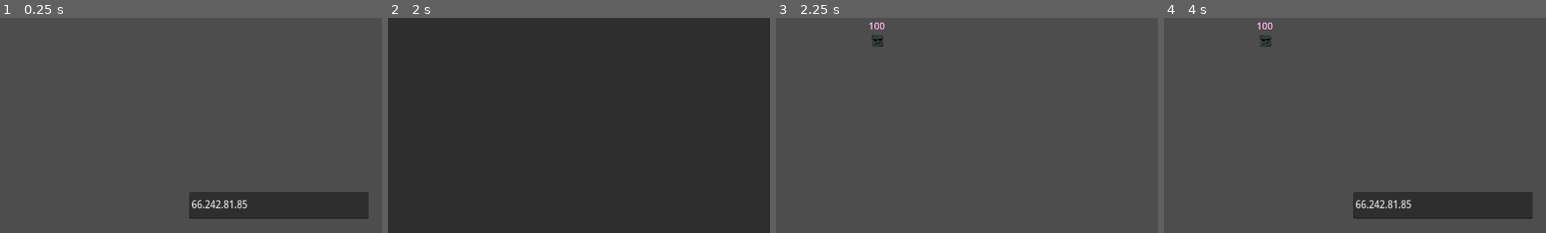
Above: before the commit, frames 1-4 (left to right).
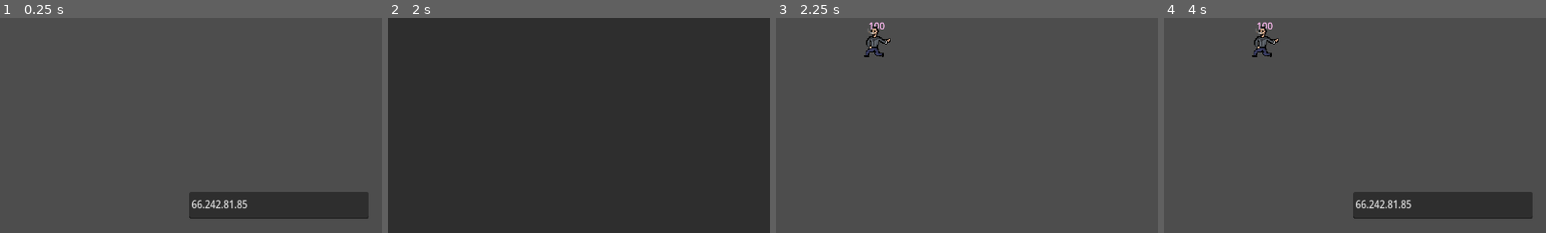
Above: after the commit, the same moments.

Repository: furiousknight25/partygame
Game: Godot game, scene res://Levels/Director.tscn
Two runs of this game, one before a commit and one after it. Both use one fixed random seed, a clock stepped at 60 frames per second and the inputs below. The engine's default icon, where the game draws it, is replaced by a stand-in: a white triangle on a blue panel in a dark square.
Inputs (mouse positions are % of the whole screen's width and height, from its top left):
- Up to frame 1 (0.25 s): no input
- Up to frame 2 (2 s): click "PortForward(if you can)" at 0.5 s; click "Host" at 1.25 s
- Up to frame 3 (2.25 s): click "START GAME" at 2 s
- Up to frame 4 (4 s): tap Enter at 2.75 s; move the mouse to (72, 45) at 2.77 s; press the mouse at (72, 45) at 2.78 s; hold D (right) from 2.78 s (still down); tap W (up) at 3.02, 3.77 s; tap Shift (shift) at 3.05, 3.6 s; tap R (restart) at 3.5 s; move the mouse to (30, 55) at 3.52 s; release the mouse at (30, 55) at 3.53 s; click (30, 55) at 3.67 s; tap Home (ui_home) at 3.8 s
The pictures show only the part of the screen within x 0-50%, y 5-55%; the shares and areas given below are measured in that part.

Frames 1-2 are identical in both runs. In frame 3, 0.4% of the frame differs, in the area x 23-30%, y 3-19%; in frame 4, 0.4%.
Error in both runs: Assertion failed: UPNP Discover Failed! Error 24 (res://MultiplayerJargon/MultplayerTest.gd:104)

Commit message:
jesse work time

Diff:
--- a/MultiplayerJargon/MultplayerTest.gd
+++ b/MultiplayerJargon/MultplayerTest.gd
@@ -15,7 +15,7 @@
 func  _process(delta):
 	if not multiplayer.is_server(): return
 	if Input.is_action_just_pressed('ui_home'):
-		change_level(load("res://Levels/level_test.tscn"))
+		change_level.call_deferred(load("res://Levels/level_test.tscn"))
 	#check for stocks, if only one person has stocks then switch stage
 	#check if game started
 	var total_stocks = 0
--- a/Players/Jesse/playerjesse.gd
+++ b/Players/Jesse/playerjesse.gd
@@ -66,29 +66,28 @@
 		elif current_state == "hold":
 			set_throw_process()
 	if get_global_mouse_position() > self.global_position:
-		$Sprite2D.flip_h = get_local_mouse_position().x > 0
+		#$Sprite2D.flip_h = get_local_mouse_position().x < 0
+		$Sprite2D.scale.x = 1.5
 		flipped = false
 	else:
-		$Sprite2D.flip_h = get_local_mouse_position().x > 180
+		#$Sprite2D.flip_h = get_local_mouse_position().x < 180
+		$Sprite2D.scale.x = -1.5
 		flipped = true
 	if get_last_slide_collision():
 		velocity += get_last_slide_collision().get_normal() * (bounce * get_real_velocity().length())
 		velocity = lerp(velocity, Vector2.ZERO, delta * 3)
-		#Thrower_sprite.scale.x = velocity.length() * .003 + 1
-		#Thrower_sprite.scale.y = velocity.length() * -.003 + 1
-		#if get_last_slide_collision().get_collider().collision_layer == 8 and velocity.length() >= 500 and kick_timer.time_left == 0:
-			#get_last_slide_collision().get_collider().hurt(velocity * .5,1)
-			#
-			#kick_timer.stop()
-			#kick_timer.start()
+		if get_last_slide_collision().get_collider().collision_layer == 1 and velocity.length() >= 500 and kick_timer.time_left == 0:
+			get_last_slide_collision().get_collider().hurt.rpc(velocity * .5,1)
+			kick_timer.stop()
+			kick_timer.start()
 	if !get_floor_normal():
 		var forward_rotation = atan2(get_real_velocity().y, get_real_velocity().x) - PI/2
 	if get_real_velocity().length() >= stand_threshold:
 		Thrower.rotation = lerp_angle(Thrower.rotation, atan2(get_real_velocity().y, get_real_velocity().x) - PI/2, 25*delta)
 	else:
 		Thrower.rotation = lerp_angle(Thrower.rotation, 0, 12*delta)
-	Thrower_sprite.scale.x = lerp(Thrower_sprite.scale.x, 1.0, delta * 8)
-	Thrower_sprite.scale.y = lerp(Thrower_sprite.scale.y, 1.0, delta * 2)
+	#Thrower_sprite.scale.x = lerp(Thrower_sprite.scale.x, 1.5, delta * 8)
+	Thrower_sprite.scale.y = lerp(Thrower_sprite.scale.y, 1.5, delta * 2)
 	Thrower.rotation = lerp_angle(Thrower.rotation, 0.0, 8 * delta)
 	#print(kick_timer.time_left)
 	mouse_process_stuff(delta)
@@ -106,9 +105,9 @@
 
 func hold_process():
 	if flipped == false:
-		rock.global_position = global_position + Vector2(20,0)
+		rock.global_position = $Sprite2D/RockInitial.global_position
 	elif flipped == true:
-		rock.global_position = global_position + Vector2(-20,0)
+		rock.global_position = $Sprite2D/RockInitial.global_position
 
 func set_throw_process():
 	rock.throw(strength)
@@ -130,13 +129,13 @@
 			var enemy_old_velocity_LMB = i.velocity
 			var player_old_position_LMB = global_position
 			var player_old_velocity_LMB = velocity
-			global_position = enemy_old_position_LMB + Vector2(0,0)
+			global_position = enemy_old_position_LMB + Vector2(20,0)
 			velocity = enemy_old_velocity_LMB
 			i.set_stuff.rpc(i.global_position, player_old_velocity_LMB)
 			if flipped == false:
-				i.set_stuff.rpc(player_old_position_LMB + Vector2(-i.scale.x/2 - 5, -i.scale.y/2 - 5), i.velocity)
+				i.set_stuff.rpc(player_old_position_LMB + Vector2(-i.scale.x/2 - 5, -i.scale.y/2 - 32), i.velocity)
 			else:
-				i.set_stuff.rpc(player_old_position_LMB + Vector2(i.scale.x/2 - 5, -i.scale.y/2 - 5), i.velocity)
+				i.set_stuff.rpc(player_old_position_LMB + Vector2(i.scale.x/2 - 5, -i.scale.y/2 - 32), i.velocity)
 			await get_tree().create_timer(.01).timeout
 			$CollisionShape2D.disabled = false
 			TeleportCooldown.start()
--- a/Players/Jesse/playerjesse.tscn
+++ b/Players/Jesse/playerjesse.tscn
@@ -2,11 +2,13 @@
 
 [ext_resource type="Script" path="res://Players/Jesse/playerjesse.gd" id="1_w2pg1"]
 [ext_resource type="PackedScene" uid="uid://bmjkc1l0qdpx" path="res://Players/Jesse/rock.tscn" id="2_2fa4w"]
-[ext_resource type="Texture2D" uid="uid://dn3hd76xaf2wx" path="res://Randomjunk/Sprite-0001.png" id="2_q5lbh"]
+[ext_resource type="Texture2D" uid="uid://dqce47oo1o0t1" path="res://Players/Jesse/pixil-frame-0.png" id="2_4awxi"]
 
 [sub_resource type="RectangleShape2D" id="RectangleShape2D_v5m48"]
+size = Vector2(45, 52)
 
 [sub_resource type="RectangleShape2D" id="RectangleShape2D_q4vtx"]
+size = Vector2(45, 52)
 
 [sub_resource type="SceneReplicationConfig" id="SceneReplicationConfig_5ve0h"]
 properties/0/path = NodePath(".:position")
@@ -35,11 +37,8 @@
 [node name="KickTimer" type="Timer" parent="."]
 one_shot = true
 
-[node name="Sprite2D" type="Sprite2D" parent="."]
-scale = Vector2(0.64, 0.64)
-texture = ExtResource("2_q5lbh")
-
 [node name="rock" parent="." instance=ExtResource("2_2fa4w")]
+position = Vector2(17, -4)
 collision_mask = 11
 mass = 5.0
 gravity_scale = 0.45
@@ -78,9 +77,11 @@
 
 [node name="MouseArea" type="Area2D" parent="."]
 top_level = true
+position = Vector2(7, -6)
 collision_mask = 9
 
 [node name="CollisionShape2D2" type="CollisionShape2D" parent="MouseArea"]
+position = Vector2(-6, 7)
 shape = SubResource("RectangleShape2D_q4vtx")
 
 [node name="TeleportCooldown" type="Timer" parent="."]
@@ -90,4 +91,20 @@
 [node name="MultiplayerSynchronizer" type="MultiplayerSynchronizer" parent="."]
 replication_config = SubResource("SceneReplicationConfig_5ve0h")
 
+[node name="Sprite2D" type="Sprite2D" parent="."]
+texture_filter = 1
+position = Vector2(-0.0343857, -0.219398)
+rotation = -3.14159
+scale = Vector2(1.5, -1.5)
+texture = ExtResource("2_4awxi")
+offset = Vector2(7.3104, 0.146267)
+
+[node name="RockInitial" type="Marker2D" parent="Sprite2D"]
+position = Vector2(-11.3563, -2.5204)
+rotation = -3.14159
+scale = Vector2(0.666667, -0.666667)
+
+[node name="RockFinal" type="Marker2D" parent="Sprite2D"]
+position = Vector2(21.3104, -8.5204)
+
 [connection signal="timeout" from="rock/TeleportToHand" to="rock" method="_on_timer_timeout"]
--- a/Players/Jesse/rock.gd
+++ b/Players/Jesse/rock.gd
@@ -25,13 +25,15 @@
 		#player.set_hold_process()
 		#print(get_colliding_bodies())
 func throw(strength):
+	global_position = $"../Sprite2D/RockFinal".global_position
 	freeze = false
 	#global_position = player.global_position + Vector2(20,0)
 	#print(global_position, player.global_position)
 	apply_central_impulse(Vector2(get_global_mouse_position().x - global_position.x, get_global_mouse_position().y - global_position.y) * strength)
 
 func _on_timer_timeout():
-	self.to_global(player.global_position + Vector2(5,0))
+	self.to_global($"../Sprite2D/RockInitial".position)
+	global_position = $"../Sprite2D/RockInitial".global_position
 	player.set_hold_process()
 	#print('timeout')
 	timer.stop()
--- a/project.godot
+++ b/project.godot
@@ -18,7 +18,7 @@
 [autoload]
 
 Global="*res://tools/global.gd"
-MultiplayerTest="res://MultiplayerJargon/MultplayerTest.gd"
+MultiplayerTest="*res://MultiplayerJargon/MultplayerTest.gd"
 Director="*res://Levels/Director.gd"
 Camera="*res://tools/camera.gd"
 
@@ -109,7 +109,7 @@
 }
 kill={
 "deadzone": 0.5,
-"events": [Object(InputEventKey,"resource_local_to_scene":false,"resource_name":"","device":-1,"window_id":0,"alt_pressed":false,"shift_pressed":false,"ctrl_pressed":false,"meta_pressed":false,"pressed":false,"keycode":0,"physical_keycode":75,"key_label":0,"unicode":107,"echo":false,"script":null)
+"events": [Object(InputEventKey,"resource_local_to_scene":false,"resource_name":"","device":-1,"window_id":0,"alt_pressed":false,"shift_pressed":false,"ctrl_pressed":false,"meta_pressed":false,"pressed":false,"keycode":0,"physical_keycode":79,"key_label":0,"unicode":111,"echo":false,"script":null)
 ]
 }
 
Binary file added: Players/Jesse/pixil-frame-0.png
Not shown, added: Players/Jesse/pixil-frame-0.png.import
